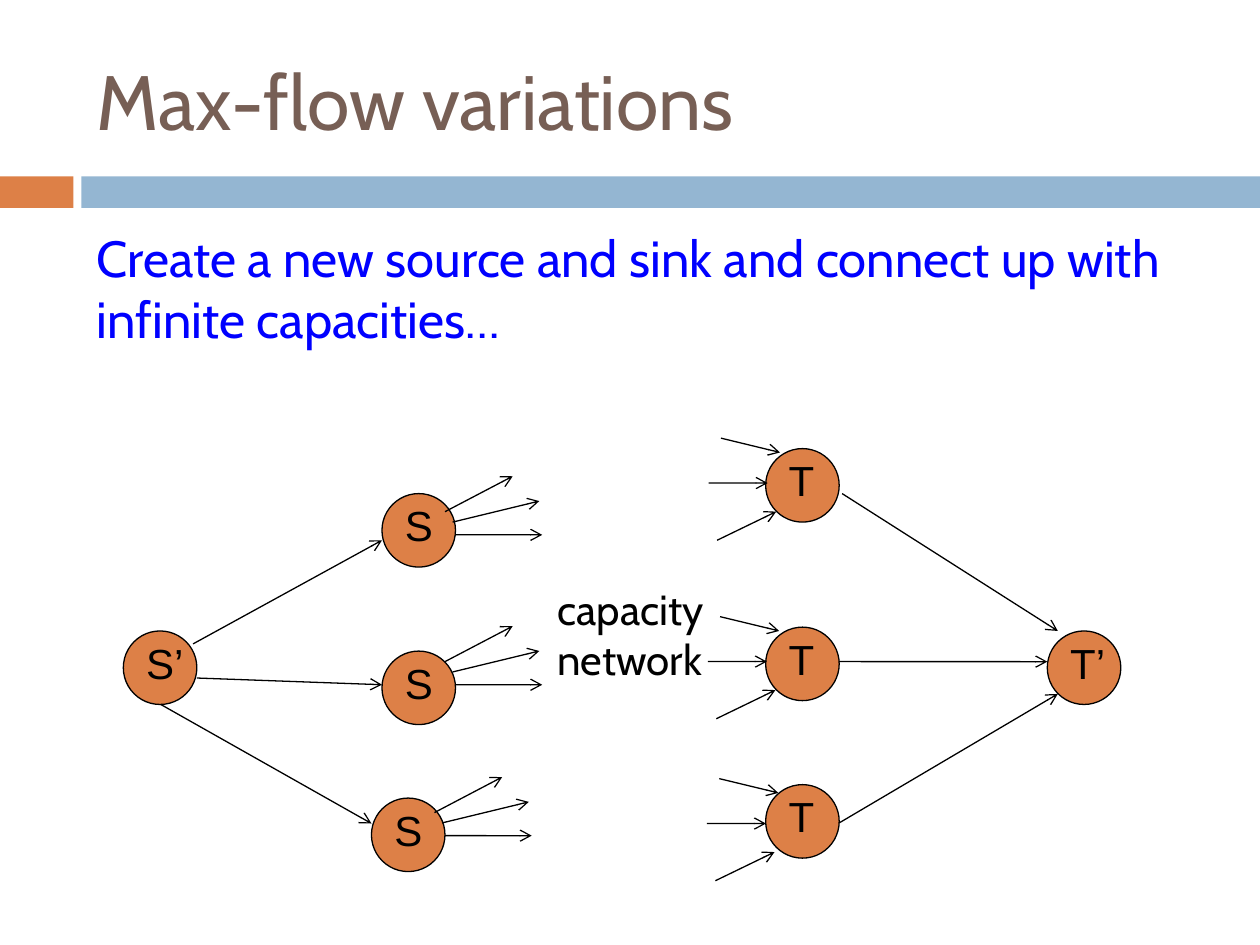
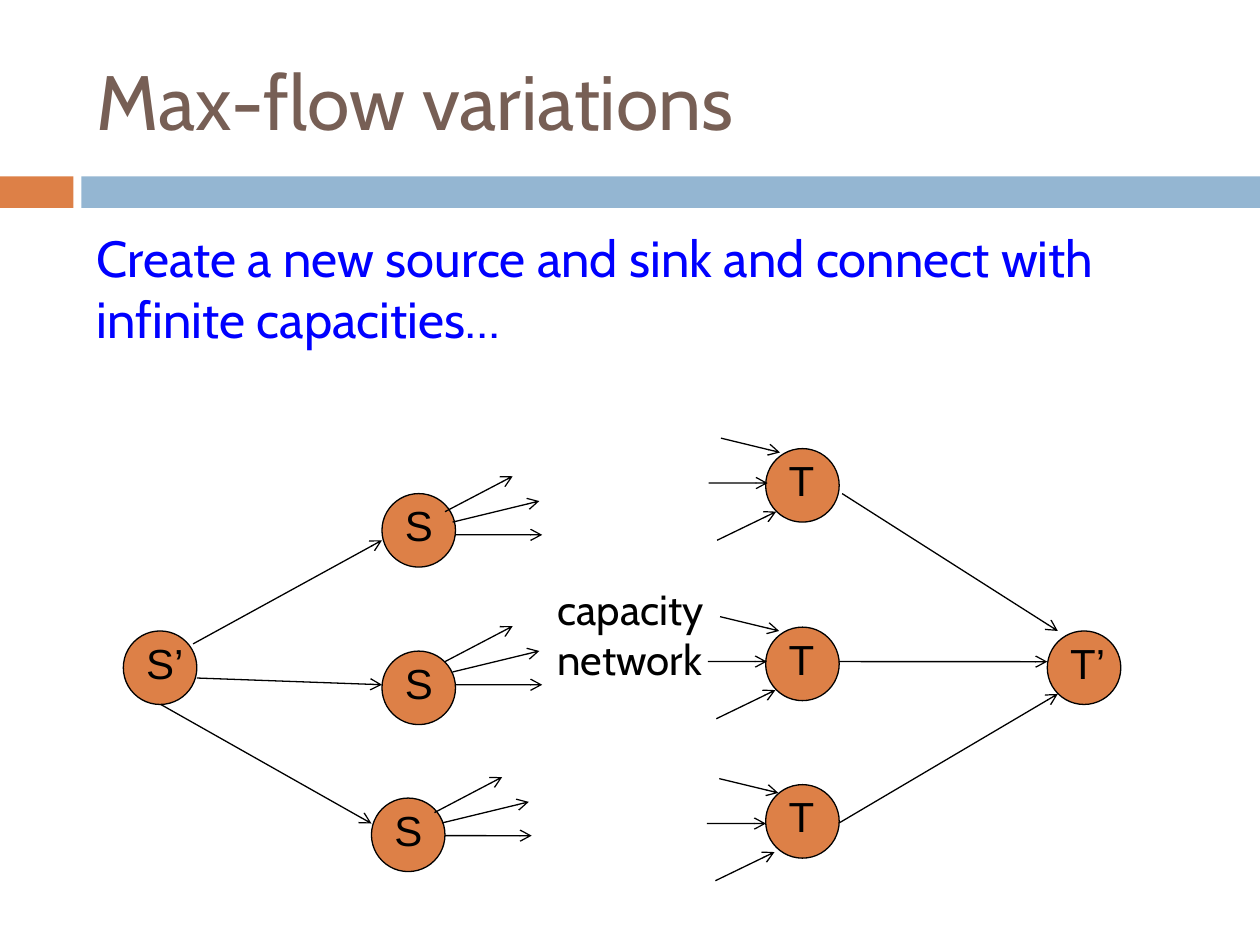
Before and after one commit to Collins-kariuk/Algorithms, a slide deck: slide 37 of Lectures/Lecture 22_Flow Applications.pptx. Drawn at 1260x945 pixels with LibreOffice and Linux fonts; fonts in the diff are those of the drawing. Boxes give left, top, right and bottom in pixels: in the first picture for what was removed or moved away, otherwise in the second. Text is boxed around its words. In the diff, an @@ line names an element or a change of style, - is before the commit and + after.

Commit message:
Review lecture 22_Flow Applications

```diff
--- a/Lectures/Lecture 22_Flow Applications.pptx
+++ b/Lectures/Lecture 22_Flow Applications.pptx
@@ text at (97, 239, 1093, 349): text changed @@
-Create a new source and sink and connect up with infinite capacities…
+Create a new source and sink and connect with infinite capacities…
```
Also in this commit, not shown: 7 other slides changed.
